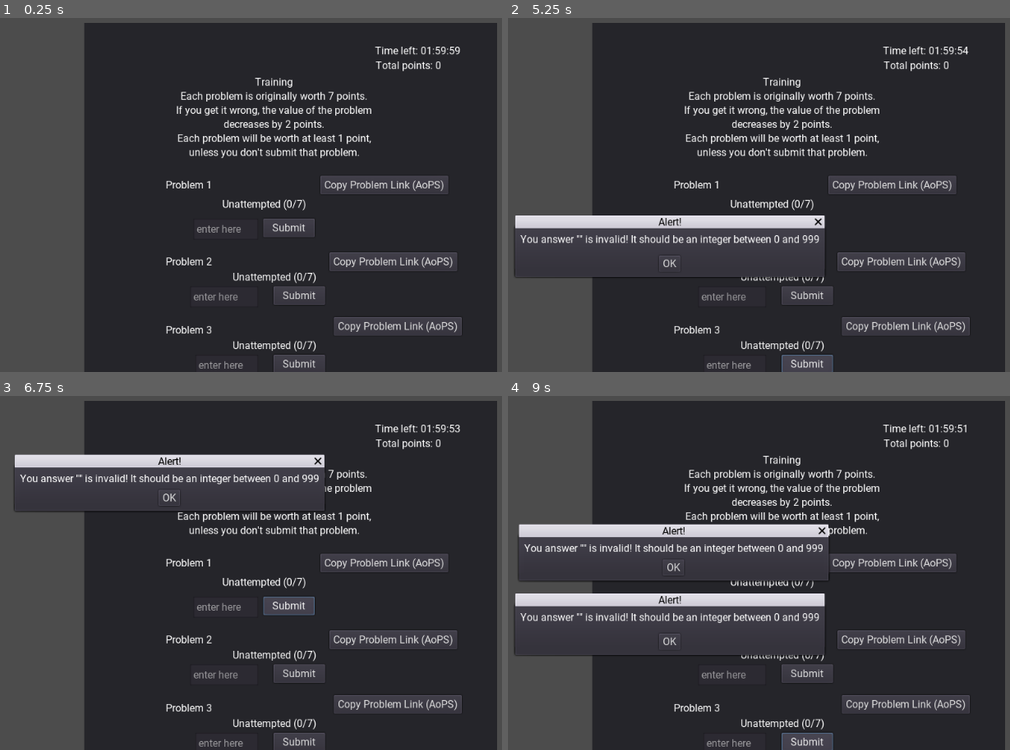
Above: before the commit, frames 1-4 (two rows, left to right).
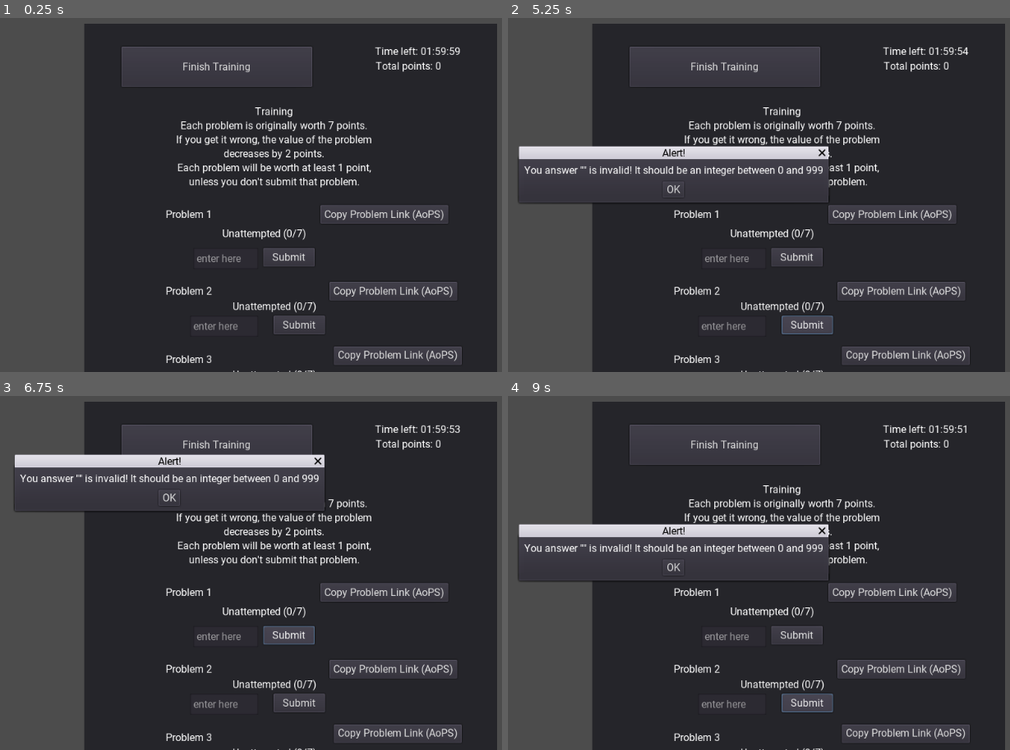
Above: after the commit, the same moments.

Repository: bkf2020/gamc
Game: Godot game, scene res://TrainingAIME.tscn
Same seed, same stepped clock (60 frames per second), same inputs: the game is played once before the commit and once after it. This scene is started directly instead of the project's main scene.
Inputs (mouse positions are in pixels of both pictures, inside the frame that each line leads up to):
- Up to frame 1 (0.25 s): no input
- Up to frame 2 (5.25 s): click (723, 67) at 0.5 s, where only the run after the commit has a clickable "Finish Training"; click (598, 248) at 1.25 s, where only the run after the commit has a clickable "No"; click "Submit" at 2 s; click "OK" at 2.75 s; click "Submit" at 3.5 s; click "OK" at 4.25 s; click "Submit" at 5 s
- Up to frame 3 (6.75 s): click "OK" at 5.75 s; click "Submit" at 6.5 s
- Up to frame 4 (9 s): click "OK" at 7.25 s; click "Submit" at 8 s; click "Submit" at 8.75 s

The runs differ from the first frame. In frame 1, 16% of the frame differs, in the area x 16-100%, y 1-100%; in frame 2, 25%, in the area x 1-100%, y 1-100%; in frame 3, 15%; in frame 4, 20%.

Commit message:
Allow players to finish the training

Diff:
--- a/TrainingAIME.tscn
+++ b/TrainingAIME.tscn
@@ -6,7 +6,7 @@
 
 [node name="TrainingPanel" type="Panel" parent="."]
 margin_left = 258.0
-margin_top = 54.0
+margin_top = 55.0
 margin_right = 901.0
 margin_bottom = 897.0
 rect_pivot_offset = Vector2( 264, 432 )
@@ -17,9 +17,9 @@
 
 [node name="Training" type="Label" parent="TrainingPanel"]
 margin_left = 33.0
-margin_top = 83.0
+margin_top = 128.0
 margin_right = 559.0
-margin_bottom = 236.0
+margin_bottom = 281.0
 text = "Training
 Each problem is originally worth 7 points.
 If you get it wrong, the value of the problem
@@ -33,9 +33,9 @@
 
 [node name="Problem1Text" type="Label" parent="TrainingPanel"]
 margin_left = 127.0
-margin_top = 244.0
+margin_top = 289.0
 margin_right = 205.0
-margin_bottom = 267.0
+margin_bottom = 312.0
 rect_pivot_offset = Vector2( -672, 40 )
 text = "Problem 1"
 __meta__ = {
@@ -44,9 +44,9 @@
 
 [node name="Problem1Description" type="Label" parent="TrainingPanel"]
 margin_left = 215.0
-margin_top = 244.0
+margin_top = 289.0
 margin_right = 325.0
-margin_bottom = 267.0
+margin_bottom = 312.0
 rect_pivot_offset = Vector2( -760, 40 )
 text = "2016 AMC 8 #1"
 __meta__ = {
@@ -55,9 +55,9 @@
 
 [node name="Problem1Status" type="Label" parent="TrainingPanel"]
 margin_left = 215.0
-margin_top = 274.0
+margin_top = 319.0
 margin_right = 355.0
-margin_bottom = 297.0
+margin_bottom = 342.0
 rect_pivot_offset = Vector2( -696, 16 )
 text = "Unattempted (0/7)"
 __meta__ = {
@@ -66,9 +66,9 @@
 
 [node name="Problem1Submit" type="Button" parent="TrainingPanel"]
 margin_left = 279.0
-margin_top = 306.0
+margin_top = 351.0
 margin_right = 359.0
-margin_bottom = 335.0
+margin_bottom = 380.0
 rect_pivot_offset = Vector2( -760, -16 )
 text = "Submit"
 __meta__ = {
@@ -77,9 +77,9 @@
 
 [node name="Problem1Answer" type="LineEdit" parent="TrainingPanel"]
 margin_left = 170.0
-margin_top = 306.0
+margin_top = 351.0
 margin_right = 271.0
-margin_bottom = 339.0
+margin_bottom = 384.0
 placeholder_text = "enter here"
 __meta__ = {
 "_edit_use_anchors_": false
@@ -87,9 +87,9 @@
 
 [node name="Problem1Link" type="Button" parent="TrainingPanel"]
 margin_left = 368.059
-margin_top = 239.06
-margin_right = 521.059
-margin_bottom = 268.06
+margin_top = 284.06
+margin_right = 567.059
+margin_bottom = 313.06
 text = "Copy Problem Link (AoPS)"
 __meta__ = {
 "_edit_use_anchors_": false
@@ -109,9 +109,9 @@
 
 [node name="Problem2Text" type="Label" parent="TrainingPanel"]
 margin_left = 127.0
-margin_top = 364.0
+margin_top = 409.0
 margin_right = 205.0
-margin_bottom = 387.0
+margin_bottom = 432.0
 text = "Problem 2"
 __meta__ = {
 "_edit_use_anchors_": false
@@ -119,9 +119,9 @@
 
 [node name="Problem2Description" type="Label" parent="TrainingPanel"]
 margin_left = 231.0
-margin_top = 364.0
+margin_top = 409.0
 margin_right = 341.0
-margin_bottom = 387.0
+margin_bottom = 432.0
 text = "2016 AMC 8 #1"
 __meta__ = {
 "_edit_use_anchors_": false
@@ -129,9 +129,9 @@
 
 [node name="Problem2Status" type="Label" parent="TrainingPanel"]
 margin_left = 231.0
-margin_top = 388.0
+margin_top = 433.0
 margin_right = 371.0
-margin_bottom = 411.0
+margin_bottom = 456.0
 text = "Unattempted (0/7)"
 __meta__ = {
 "_edit_use_anchors_": false
@@ -139,9 +139,9 @@
 
 [node name="Problem2Submit" type="Button" parent="TrainingPanel"]
 margin_left = 295.0
-margin_top = 412.0
+margin_top = 457.0
 margin_right = 375.0
-margin_bottom = 441.0
+margin_bottom = 486.0
 text = "Submit"
 __meta__ = {
 "_edit_use_anchors_": false
@@ -149,9 +149,9 @@
 
 [node name="Problem2Answer" type="LineEdit" parent="TrainingPanel"]
 margin_left = 165.0
-margin_top = 412.0
+margin_top = 457.0
 margin_right = 271.0
-margin_bottom = 445.0
+margin_bottom = 490.0
 placeholder_text = "enter here"
 __meta__ = {
 "_edit_use_anchors_": false
@@ -159,9 +159,9 @@
 
 [node name="Problem2Link" type="Button" parent="TrainingPanel"]
 margin_left = 381.832
-margin_top = 358.779
-margin_right = 534.832
-margin_bottom = 387.779
+margin_top = 403.779
+margin_right = 580.832
+margin_bottom = 432.779
 text = "Copy Problem Link (AoPS)"
 __meta__ = {
 "_edit_use_anchors_": false
@@ -184,9 +184,9 @@
 
 [node name="Problem3Text" type="Label" parent="TrainingPanel"]
 margin_left = 127.0
-margin_top = 471.0
+margin_top = 516.0
 margin_right = 205.0
-margin_bottom = 494.0
+margin_bottom = 539.0
 text = "Problem 3"
 __meta__ = {
 "_edit_use_anchors_": false
@@ -194,9 +194,9 @@
 
 [node name="Problem3Description" type="Label" parent="TrainingPanel"]
 margin_left = 231.0
-margin_top = 471.0
+margin_top = 516.0
 margin_right = 341.0
-margin_bottom = 494.0
+margin_bottom = 539.0
 text = "2016 AMC 8 #1"
 __meta__ = {
 "_edit_use_anchors_": false
@@ -204,9 +204,9 @@
 
 [node name="Problem3Status" type="Label" parent="TrainingPanel"]
 margin_left = 231.0
-margin_top = 495.0
+margin_top = 540.0
 margin_right = 371.0
-margin_bottom = 518.0
+margin_bottom = 563.0
 text = "Unattempted (0/7)"
 __meta__ = {
 "_edit_use_anchors_": false
@@ -214,9 +214,9 @@
 
 [node name="Problem3Submit" type="Button" parent="TrainingPanel"]
 margin_left = 295.0
-margin_top = 519.0
+margin_top = 564.0
 margin_right = 375.0
-margin_bottom = 548.0
+margin_bottom = 593.0
 text = "Submit"
 __meta__ = {
 "_edit_use_anchors_": false
@@ -224,9 +224,9 @@
 
 [node name="Problem3Answer" type="LineEdit" parent="TrainingPanel"]
 margin_left = 173.0
-margin_top = 519.0
+margin_top = 564.0
 margin_right = 271.0
-margin_bottom = 552.0
+margin_bottom = 597.0
 placeholder_text = "enter here"
 __meta__ = {
 "_edit_use_anchors_": false
@@ -234,9 +234,9 @@
 
 [node name="Problem3Link" type="Button" parent="TrainingPanel"]
 margin_left = 388.904
-margin_top = 459.845
-margin_right = 541.904
-margin_bottom = 488.845
+margin_top = 504.845
+margin_right = 587.904
+margin_bottom = 533.845
 text = "Copy Problem Link (AoPS)"
 __meta__ = {
 "_edit_use_anchors_": false
@@ -256,9 +256,9 @@
 
 [node name="Problem4Text" type="Label" parent="TrainingPanel"]
 margin_left = 135.0
-margin_top = 575.0
+margin_top = 620.0
 margin_right = 213.0
-margin_bottom = 598.0
+margin_bottom = 643.0
 rect_pivot_offset = Vector2( 104, 48 )
 text = "Problem 4"
 __meta__ = {
@@ -267,9 +267,9 @@
 
 [node name="Problem4Description" type="Label" parent="TrainingPanel"]
 margin_left = 223.0
-margin_top = 575.0
+margin_top = 620.0
 margin_right = 333.0
-margin_bottom = 598.0
+margin_bottom = 643.0
 rect_pivot_offset = Vector2( 16, 48 )
 text = "2016 AMC 8 #1"
 __meta__ = {
@@ -278,17 +278,17 @@
 
 [node name="Problem4Status" type="Label" parent="TrainingPanel"]
 margin_left = 223.0
-margin_top = 599.0
+margin_top = 644.0
 margin_right = 363.0
-margin_bottom = 622.0
+margin_bottom = 667.0
 rect_pivot_offset = Vector2( 80, 24 )
 text = "Unattempted (0/7)"
 
 [node name="Problem4Submit" type="Button" parent="TrainingPanel"]
 margin_left = 285.878
-margin_top = 631.0
+margin_top = 676.0
 margin_right = 365.878
-margin_bottom = 660.0
+margin_bottom = 705.0
 rect_pivot_offset = Vector2( 16, -8 )
 text = "Submit"
 __meta__ = {
@@ -297,9 +297,9 @@
 
 [node name="Problem4Answer" type="LineEdit" parent="TrainingPanel"]
 margin_left = 175.0
-margin_top = 631.0
+margin_top = 676.0
 margin_right = 279.0
-margin_bottom = 664.0
+margin_bottom = 709.0
 placeholder_text = "enter here"
 __meta__ = {
 "_edit_use_anchors_": false
@@ -307,9 +307,9 @@
 
 [node name="Problem4Link" type="Button" parent="TrainingPanel"]
 margin_left = 388.904
-margin_top = 569.845
-margin_right = 541.904
-margin_bottom = 598.845
+margin_top = 614.845
+margin_right = 587.904
+margin_bottom = 643.845
 text = "Copy Problem Link (AoPS)"
 __meta__ = {
 "_edit_use_anchors_": false
@@ -332,9 +332,9 @@
 
 [node name="Problem5Text" type="Label" parent="TrainingPanel"]
 margin_left = 135.0
-margin_top = 679.0
+margin_top = 724.0
 margin_right = 213.0
-margin_bottom = 702.0
+margin_bottom = 747.0
 rect_pivot_offset = Vector2( 104, 48 )
 text = "Problem 5"
 __meta__ = {
@@ -343,9 +343,9 @@
 
 [node name="Problem5Description" type="Label" parent="TrainingPanel"]
 margin_left = 223.0
-margin_top = 679.0
+margin_top = 724.0
 margin_right = 333.0
-margin_bottom = 702.0
+margin_bottom = 747.0
 rect_pivot_offset = Vector2( 16, 48 )
 text = "2016 AMC 8 #1"
 __meta__ = {
@@ -354,17 +354,17 @@
 
 [node name="Problem5Status" type="Label" parent="TrainingPanel"]
 margin_left = 223.0
-margin_top = 703.0
+margin_top = 748.0
 margin_right = 363.0
-margin_bottom = 726.0
+margin_bottom = 771.0
 rect_pivot_offset = Vector2( 80, 24 )
 text = "Unattempted (0/7)"
 
 [node name="Problem5Submit" type="Button" parent="TrainingPanel"]
 margin_left = 287.0
-margin_top = 735.0
+margin_top = 780.0
 margin_right = 367.0
-margin_bottom = 764.0
+margin_bottom = 809.0
 rect_pivot_offset = Vector2( 16, -8 )
 text = "Submit"
 __meta__ = {
@@ -373,9 +373,9 @@
 
 [node name="Problem5Answer" type="LineEdit" parent="TrainingPanel"]
 margin_left = 180.0
-margin_top = 735.0
+margin_top = 780.0
 margin_right = 281.0
-margin_bottom = 768.0
+margin_bottom = 813.0
 placeholder_text = "enter here"
 __meta__ = {
 "_edit_use_anchors_": false
@@ -383,9 +383,9 @@
 
 [node name="Problem5Link" type="Button" parent="TrainingPanel"]
 margin_left = 388.904
-margin_top = 673.845
-margin_right = 541.904
-margin_bottom = 702.845
+margin_top = 718.845
+margin_right = 587.904
+margin_bottom = 747.845
 text = "Copy Problem Link (AoPS)"
 __meta__ = {
 "_edit_use_anchors_": false
@@ -426,6 +426,27 @@
 margin_right = 555.723
 margin_bottom = 76.1996
 text = "Total points: 0"
+__meta__ = {
+"_edit_use_anchors_": false
+}
+
+[node name="FinishTraining" type="Button" parent="TrainingPanel"]
+margin_left = 58.3394
+margin_top = 35.6787
+margin_right = 355.339
+margin_bottom = 98.6787
+text = "Finish Training"
+__meta__ = {
+"_edit_use_anchors_": false
+}
+
+[node name="ConfirmFinishTraining" type="ConfirmationDialog" parent="TrainingPanel"]
+visible = true
+margin_left = 156.176
+margin_top = 355.067
+margin_right = 502.176
+margin_bottom = 425.067
+dialog_text = "Are you sure you want to end the training here?"
 __meta__ = {
 "_edit_use_anchors_": false
 }
@@ -445,3 +466,5 @@
 [connection signal="pressed" from="TrainingPanel/Problem5Submit" to="TrainingPanel" method="_on_ProblemSubmit_pressed" binds= [ 4 ]]
 [connection signal="pressed" from="TrainingPanel/Problem5Link" to="TrainingPanel" method="_on_ProblemLink_pressed" binds= [ 4 ]]
 [connection signal="confirmed" from="TrainingPanel/Problem5Confirm" to="TrainingPanel" method="_on_answer_confirmed" binds= [ 4 ]]
+[connection signal="pressed" from="TrainingPanel/FinishTraining" to="TrainingPanel" method="_on_FinishTraining_pressed"]
+[connection signal="confirmed" from="TrainingPanel/ConfirmFinishTraining" to="TrainingPanel" method="_on_FinishTraining_confirmed"]
--- a/TrainingAMC.tscn
+++ b/TrainingAMC.tscn
@@ -5,10 +5,10 @@
 [node name="Node2D" type="Node2D"]
 
 [node name="TrainingPanel" type="Panel" parent="."]
-margin_left = 263.0
-margin_top = 57.0
-margin_right = 817.0
-margin_bottom = 952.0
+margin_left = 241.0
+margin_top = 43.0
+margin_right = 795.0
+margin_bottom = 900.0
 rect_pivot_offset = Vector2( 264, 432 )
 script = ExtResource( 1 )
 __meta__ = {
@@ -420,6 +420,27 @@
 margin_right = 479.745
 margin_bottom = 102.972
 text = "Total points: 0"
+__meta__ = {
+"_edit_use_anchors_": false
+}
+
+[node name="FinishTraining" type="Button" parent="TrainingPanel"]
+margin_left = 38.0
+margin_top = 36.0
+margin_right = 320.0
+margin_bottom = 103.0
+text = "Finish Training"
+__meta__ = {
+"_edit_use_anchors_": false
+}
+
+[node name="ConfirmFinishTraining" type="ConfirmationDialog" parent="TrainingPanel"]
+visible = true
+margin_left = 84.0
+margin_top = 430.0
+margin_right = 430.0
+margin_bottom = 500.0
+dialog_text = "Are you sure you want to end the training here?"
 __meta__ = {
 "_edit_use_anchors_": false
 }
@@ -439,3 +460,5 @@
 [connection signal="pressed" from="TrainingPanel/Problem5Submit" to="TrainingPanel" method="_on_ProblemSubmit_pressed" binds= [ 4 ]]
 [connection signal="pressed" from="TrainingPanel/Problem5Link" to="TrainingPanel" method="_on_ProblemLink_pressed" binds= [ 4 ]]
 [connection signal="confirmed" from="TrainingPanel/Problem5Confirm" to="TrainingPanel" method="_on_answer_confirmed" binds= [ 4 ]]
+[connection signal="pressed" from="TrainingPanel/FinishTraining" to="TrainingPanel" method="_on_FinishTraining_pressed"]
+[connection signal="confirmed" from="TrainingPanel/ConfirmFinishTraining" to="TrainingPanel" method="_on_FinishTraining_confirmed"]
--- a/UpdateTrainingAIME.gd
+++ b/UpdateTrainingAIME.gd
@@ -76,3 +76,15 @@
 	else:
 		get_node("Problem" + istr + "Status").text = "Wrong answer!"
 		problem_points[index] = max(problem_points[index] - 2, 1)
+
+func _on_FinishTraining_pressed():
+	var confirmation = get_node("ConfirmFinishTraining")
+	confirmation.dialog_text = "Are you sure you want to end the training here?"
+	confirmation.get_cancel().text = "No"
+	confirmation.get_ok().text = "Yes"
+	confirmation.show()
+
+func _on_FinishTraining_confirmed():
+	# this is the number of seconds used so far
+	PlayerVariables.seconds_left -= 7200 - int(floor(get_node("Timer").time_left))
+	get_tree().change_scene("res://YourHome.tscn")
--- a/UpdateTrainingAMC.gd
+++ b/UpdateTrainingAMC.gd
@@ -70,3 +70,15 @@
 	else:
 		status_node.text = "Wrong answer!"
 		problem_points[index] = max(problem_points[index] - 2, 1)
+
+func _on_FinishTraining_pressed():
+	var confirmation = get_node("ConfirmFinishTraining")
+	confirmation.dialog_text = "Are you sure you want to end the training here?"
+	confirmation.get_cancel().text = "No"
+	confirmation.get_ok().text = "Yes"
+	confirmation.show()
+
+func _on_FinishTraining_confirmed():
+	# this is the number of seconds used so far
+	PlayerVariables.seconds_left -= 7200 - int(floor(get_node("Timer").time_left))
+	get_tree().change_scene("res://YourHome.tscn")
